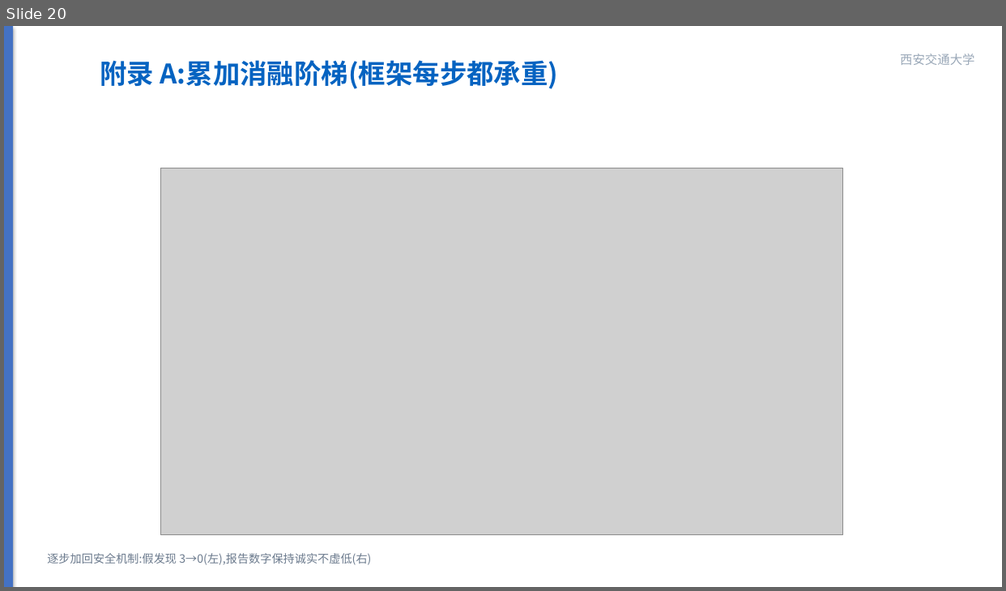
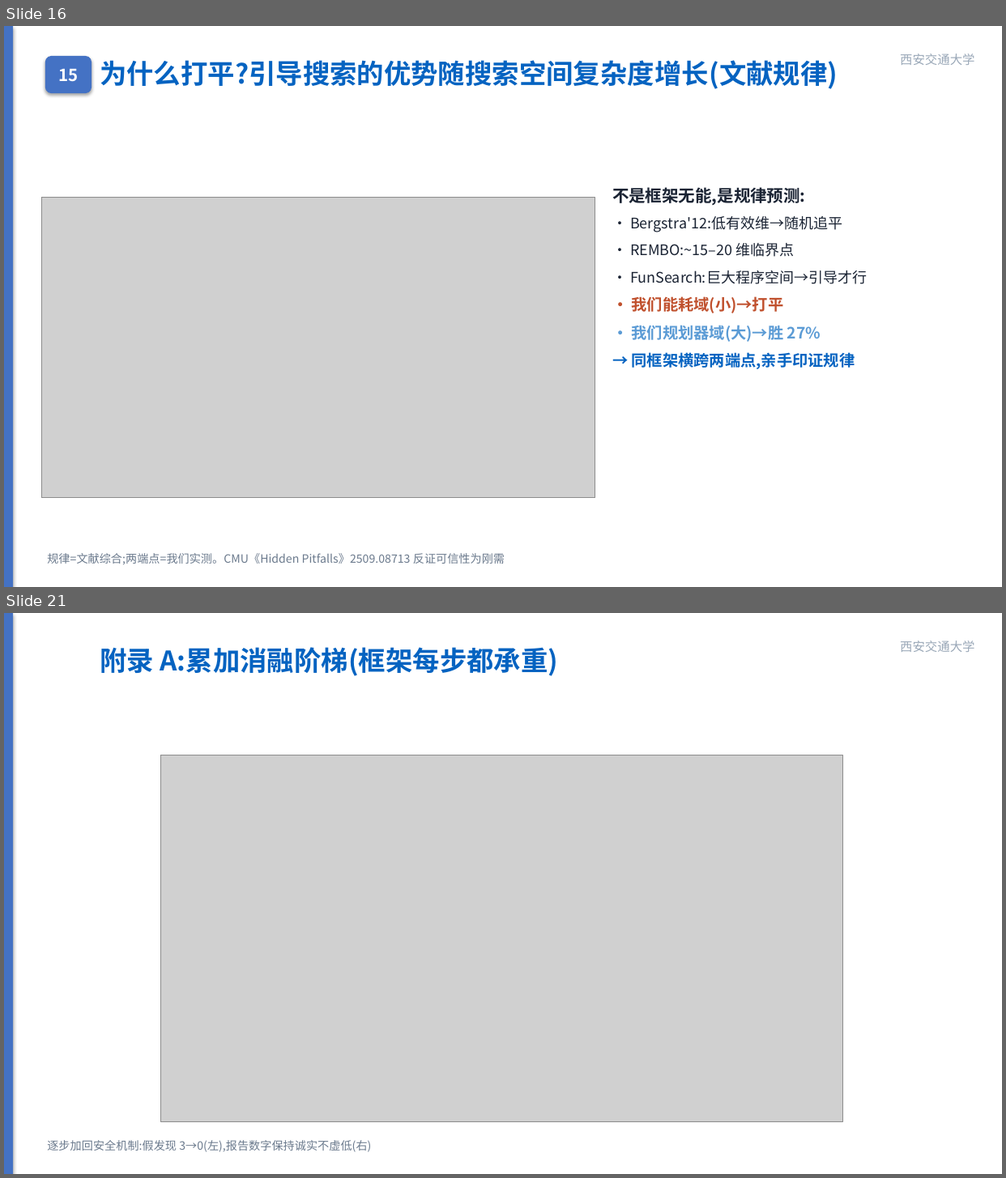
Before and after one commit to wbz0429/PathPlanningwithEnergy, a slide deck: autoresearch/energy_m100/experiments/midterm_defense.pptx. Shown one above the other, each under a label of ours: slide 20 before the commit, slides 16 and 21 after it; the slides between them are not shown. The pictures are 1006x591 and 1006x1178 pixels, drawn with LibreOffice and Linux fonts; fonts in the diff are those of the drawing; grey boxes stand for pictures. Boxes give left, top, right and bottom in pixels: in the first picture for what was removed or moved away, otherwise in the second. Text is boxed around its words. In the diff, an @@ line names an element or a change of style, - is before the commit and + after.

```diff
--- a/autoresearch/energy_m100/experiments/midterm_defense.pptx
+++ b/autoresearch/energy_m100/experiments/midterm_defense.pptx
@@ slide 16 added at [4, 26, 1002, 587], background #FFFFFF @@
@@ rectangle added at [4, 26, 13, 587], fill #4472C4 @@
@@ rounded rectangle added at [45, 56, 91, 93], fill #4472C4, 16 pt, text #FFFFFF, bold @@
+15
@@ text added at [100, 60, 837, 89], 26 pt, text #0563C1, bold @@
+为什么打平?引导搜索的优势随搜索空间复杂度增长(文献规律)
@@ text added at [900, 54, 974, 65], 12 pt, text #9AA8B8 @@
+西安交通大学
@@ text added at [612, 187, 867, 369], 14 pt, text #1A2333 @@
+不是框架无能,是规律预测:
+· Bergstra'12:低有效维→随机追平
+· REMBO:~15–20 维临界点
+· FunSearch:巨大程序空间→引导才行
+· 我们能耗域(小)→打平
+· 我们规划器域(大)→胜 27%
+→ 同框架横跨两端点,亲手印证规律
@@ picture added at [41, 198, 595, 498] @@
@@ text added at [47, 553, 505, 565], 11 pt, text #6B7A8D @@
+规律=文献综合;两端点=我们实测。CMU《Hidden Pitfalls》2509.08713 反证可信性为刚需
@@ what was slide 20 is now slide 21 @@
```
Also in this commit, not shown: 9 slides changed, 6 other files.
